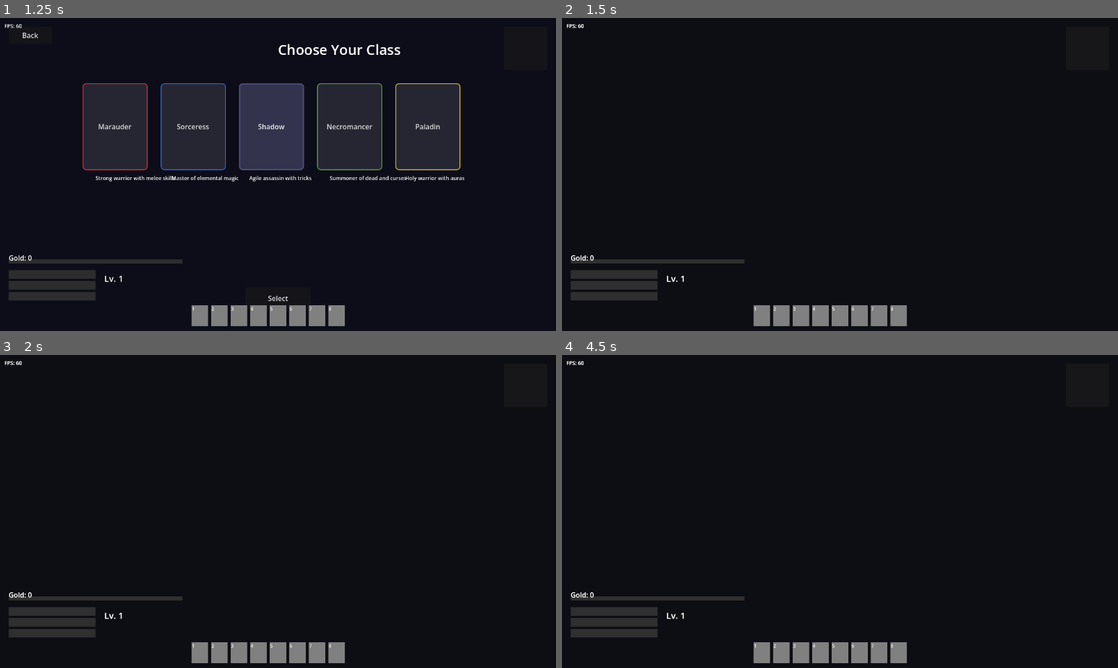
Above: before the commit, frames 1-4 (two rows, left to right).
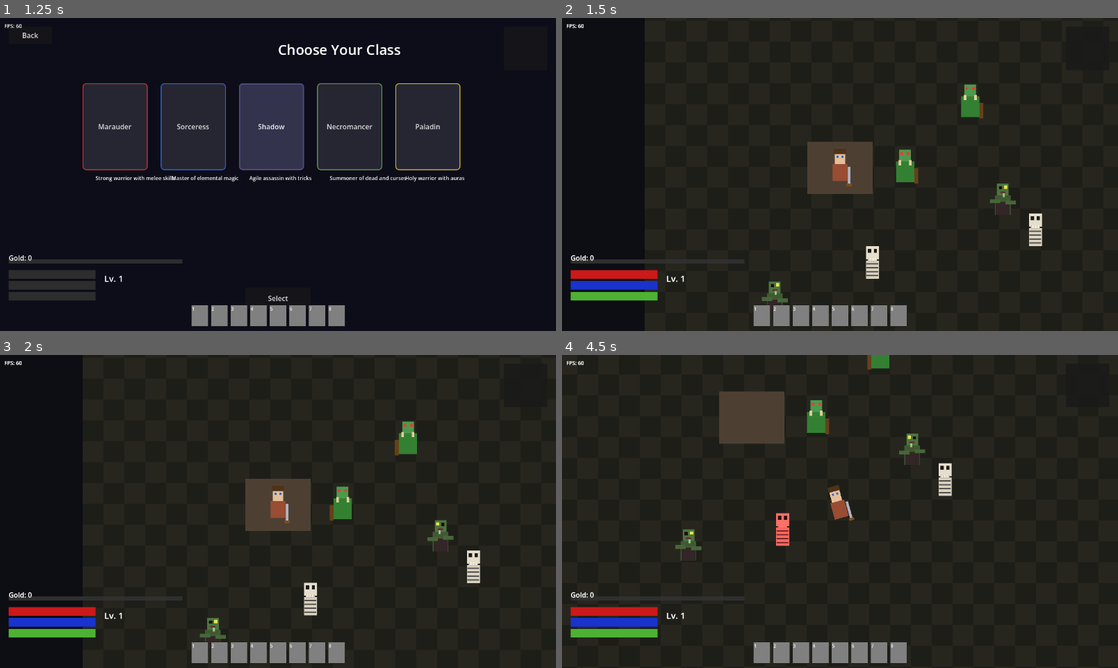
Above: after the commit, the same moments.

Repository: desdae/d2like-openhands
Game: Godot game, scene res://src/world/main_menu.tscn
Two runs of this game, one before a commit and one after it. Both use one fixed random seed, a clock stepped at 60 frames per second and the inputs below.
Inputs (mouse positions are in pixels of both pictures, inside the frame that each line leads up to):
- Up to frame 1 (1.25 s): click "Start Game" at 0.5 s
- Up to frame 2 (1.5 s): click "Select" at 1.25 s
- Up to frame 3 (2 s): no input
- Up to frame 4 (4.5 s): move the mouse to (962, 495) at 2.02 s; hold D (move_right) 2.03-2.78 s; click (962, 495) at 2.1 s; move the mouse to (728, 527) at 2.77 s; hold S (move_down) 2.78-3.53 s; click (728, 527) at 2.85 s; move the mouse to (895, 442) at 3.52 s; hold D (move_right) 3.53-4.28 s; click (895, 442) at 3.6 s; move the mouse to (812, 574) at 4.27 s; hold W (move_up) from 4.28 s (still down); click (812, 574) at 4.35 s

Frame 1 is identical in both runs. In frame 2, 42% of the frame differs, in the area x 1-100%, y 0-100%; in frame 3, 42%; in frame 4, 51%, in the area x 0-100%, y 0-100%.
Error before the commit: Parse Error: Function "_perform_attack()" not found in base self. (res://src/world/game.gd:93)

Commit message:
Fix: add back missing _perform_attack and _use_skill functions

Diff:
--- a/src/world/game.gd
+++ b/src/world/game.gd
@@ -585,6 +585,45 @@
     )
     return iso
 
+func _perform_attack() -> void:
+    # Simple attack - damage nearby enemies
+    if not player:
+        return
+
+    player_attacking = true
+    attack_cooldown = 0.5  # 0.5 second cooldown
+
+    var attack_range = 50.0
+    var attack_damage = 15
+
+    for enemy in enemies.get_children():
+        var dist = player.global_position.distance_to(enemy.global_position)
+        if dist < attack_range:
+            var hp = enemy.get_meta("hp", 50)
+            hp -= attack_damage
+            enemy.set_meta("hp", hp)
+
+            # Knockback
+            var knockback_dir = (enemy.global_position - player.global_position).normalized()
+            enemy.global_position += knockback_dir * 30
+
+            # Damage flash effect
+            enemy.modulate = Color(1.5, 0.5, 0.5)  # Flash red
+            await get_tree().create_timer(0.15).timeout
+            enemy.modulate = Color(1, 1, 1)  # Reset
+
+            # Check if enemy died
+            if hp <= 0:
+                enemy.queue_free()
+
+    # End attack animation after delay
+    await get_tree().create_timer(0.2).timeout
+    player_attacking = false
+
+func _use_skill(slot: int) -> void:
+    # Placeholder - skills would use the SkillDatabase
+    print("Skill slot ", slot, " pressed")
+
 func _update_game(delta: float) -> void:
     # Update UI bars
     UIManager.update_hud()
